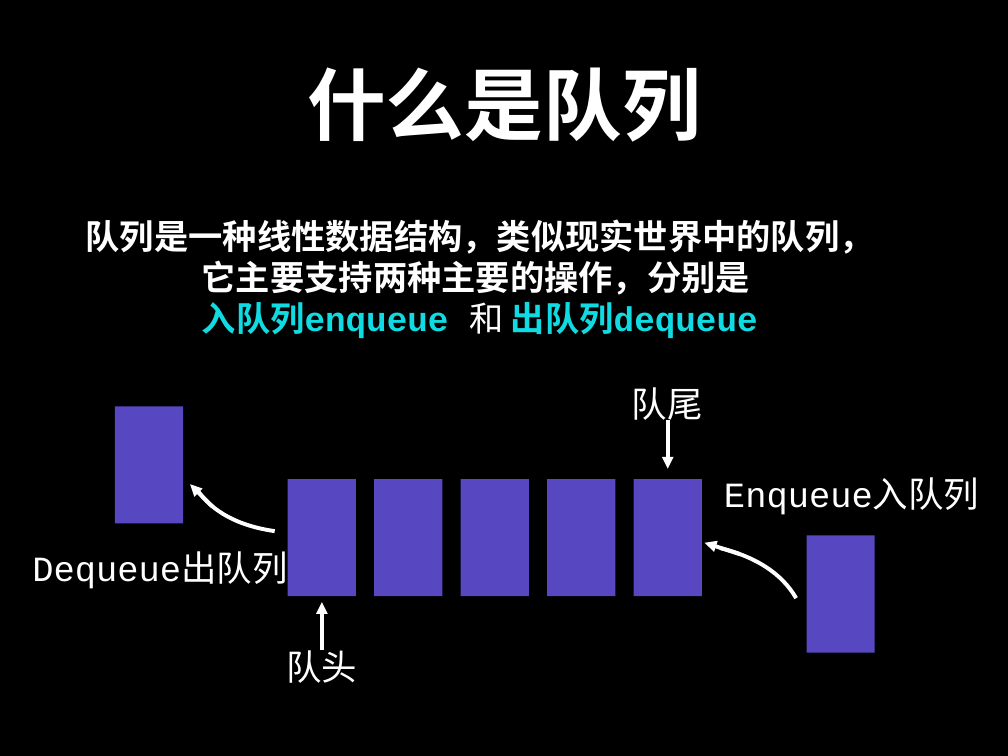
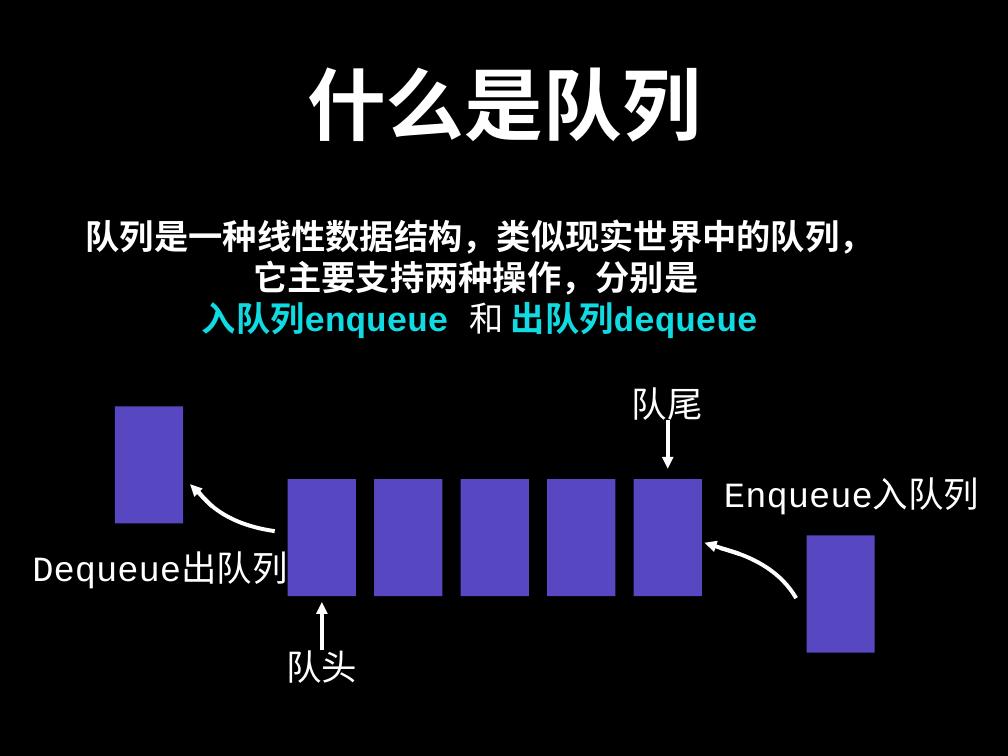
Before and after one commit to spring2go/Algorithms, a slide deck: slide 4 of slides/datastructures/queue/Queue.pptx. Drawn at 1008x756 pixels with LibreOffice and Linux fonts; fonts in the diff are those of the drawing. Boxes give left, top, right and bottom in pixels: in the first picture for what was removed or moved away, otherwise in the second. Text is boxed around its words. In the diff, an @@ line names an element or a change of style, - is before the commit and + after.

```diff
--- a/slides/datastructures/queue/Queue.pptx
+++ b/slides/datastructures/queue/Queue.pptx
@@ text at (x1=86, y1=219, x2=874, y2=295): text changed @@
-队列是一种线性数据结构，类似现实世界中的队列，它主要支持两种主要的操作，分别是
+队列是一种线性数据结构，类似现实世界中的队列，它主要支持两种操作，分别是
```
Also in this commit, not shown: 3 other files.
